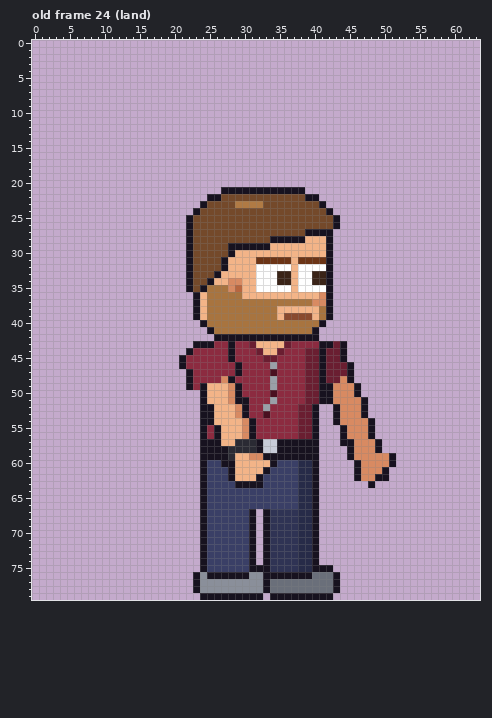
Edited in one commit: pixel-art file (sprites/staff/office_adult_right_anim.aseprite). The picture above was drawn from the file before the commit.
64x80 pixels, 123 frames. Colours within 5 levels of each other are drawn and written as one. Shown: old frame 24 (land). The commit also changed other frames, which this record leaves out.
After the commit:
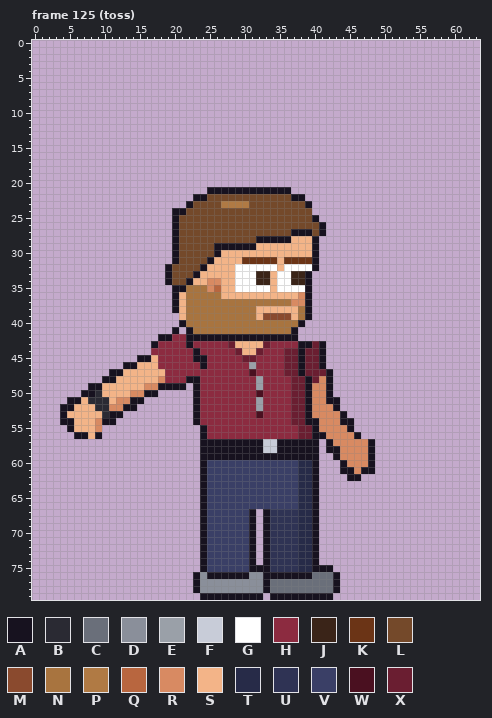
Palette (. is transparent): A #17121f  B #2a2a33  C #6a6f7a  D #8a8f9a  E #9aa0a8  F #c8ccd8  G #ffffff  H #8c2b40  J #3a2418  K #6b3416  L #74492a  M #8a4a2e  N #a8743f  P #b07a44  Q #b8663f  R #d88a62  S #f3b488  T #272b48  U #2f3354  V #3a3f66  W #4a1020  X #6a1e31
A new or re-ordered frame is compared with the old frame closest to it.
Diff:
frames 123 -> 129
Frame 125 (toss) is new; against old frame 24 (land):
y 21: x 25..26 .. -> AA; x 37..38 AA -> ..
y 22: x 23..26 ..AA -> AALL; x 37..40 LLAA -> AA..
y 23: x 22..24 ..A -> ALL; x 27..28 LL -> PP; x 31..32 PP -> LL; x 39..41 LLA -> A..
y 24: x 20..23 ...A -> AALL; x 40..42 LLA -> ...
y 25: x 20..22 ..A -> ALL; x 40..43 LLLA -> A...
y 26: x 20..22 ..A -> ALL; x 41..43 LLA -> A..
y 27: x 20..22 ..A -> ALL; x 37..38 LL -> AA; x 40 A -> L; x 42 A -> .
y 28: x 20..22 ..A -> ALL; x 32..33 LL -> AA; x 37..38 AA -> SS; x 40..42 SSA -> A..
y 29: x 20..22 ..A -> ALL; x 26..27 LL -> AA; x 32..33 AA -> SS; x 40..42 SSA -> A..
y 30: x 20..22 ..A -> ALL; x 26..28 LLA -> ASS; x 40..42 SSA -> A..
y 31: x 20..22 ..A -> ALL; x 25..27 LLA -> ASS; x 30..31 SS -> KK; x 35 K -> S; x 37 S -> K; x 40..42 KKA -> A..
y 32: x 19..22 ...A -> ALLL; x 24..27 LLLA -> ASSS; x 29..31 SSS -> GGG; x 35 G -> S; x 37 S -> G; x 40..42 GGA -> A..
y 33: x 19..26 ...ALLLA -> ALLLASSS; x 29..42 SSSGGGJJSGGJJA -> GGGJJSGGJJA...
y 34: x 19..21 ... -> ALL; x 23..26 LLAS -> SSRR; x 28..42 RRSSGGGJJSGGJJA -> SGGGJJSGGJJA...
y 35: x 20..31 ..ALANNNRQSS -> AANNNRQSSGGG; x 34 G -> S; x 37 S -> G; x 39..42 GGGA -> A...
y 36: x 20..24 ...AS -> ASNNN; x 27..29 NNN -> SSS; x 38..42 SSSRA -> RA...
y 37: x 20..24 ...AS -> ASNNN; x 37..42 NNNRRA -> RRA...
y 38: x 20..24 ...AS -> ASNNN; x 32..34 NNN -> SSS; x 38..42 SSSNA -> NA...
y 39: x 21..24 ..AS -> SNNN; x 32..35 NNNS -> SMMM; x 37..42 MMMSNA -> SNA...
y 40: x 21..24 ...A -> ANNN; x 38..41 NNNA -> A...
y 41: x 20 . -> A; x 22..25 ...A -> ANNN; x 37..40 NNNA -> A...
y 42: x 18..25 ........ -> AAHHAAAA; x 38..40 AAA -> ...
y 43: x 17..25 ......AAA -> AHHHHAHHH; x 28..31 AHHX -> XSSS; x 33..36 SSSX -> XHHH; x 38..40 HHH -> AAX; x 42..44 AXA -> ...
y 44: x 17..23 .....AH -> HHHHHHA; x 28..31 AHHH -> HXSS; x 33..38 SSXHHH -> HHHXXA; x 42..44 XXA -> ...
y 45: x 15..21 ......A -> AASHHHH; x 23..24 HH -> AA; x 28 A -> H; x 30..31 HH -> XX; x 33..34 XX -> HH; x 36..38 HHH -> XXA; x 42..44 XXA -> ...
y 46: x 13..21 ........A -> AASSSHHHH; x 24 H -> A; x 29 A -> H; x 31 H -> E; x 34 E -> H; x 36..38 HHH -> XXA; x 42..45 XXXA -> ....
y 47: x 11..22 ...........A -> AASSSSSSHHHH; x 29 A -> H; x 31 H -> W; x 34 W -> H; x 36..38 HHH -> XXA; x 41..45 AXXXA -> XA...
y 48: x 10..21 ............ -> AASSSSSSRHHH; x 23 H -> A; x 27..28 RA -> HH; x 32 H -> E; x 34 E -> H; x 37..39 HHX -> XXA; x 41..45 AXXRA -> RA...
y 49: x 8..29 ..............AHASSSRA -> AASSSSSSRRAAAA.AHHHHHH; x 32 H -> E; x 34 E -> H; x 37..41 HHXXA -> XXARR; x 43..46 RRRA -> ....
y 50: x 7..17 ........... -> AABSSSSRRAA; x 23..29 .ASSSRA -> AHHHHHH; x 32 H -> W; x 34 W -> H; x 37..41 HHXXA -> XXARR; x 43..46 RRRA -> ....
y 51: x 5..15 ........... -> AASBBBSRRAA; x 23..30 .ASSSRAA -> AHHHHHHH; x 32 H -> E; x 34 E -> H; x 37..41 HHXXA -> XXARR; x 43..47 RRRRA -> A....
y 52: x 4..14 ........... -> AASSSBBRRAA; x 23..30 .AASSSRA -> AHHHHHHH; x 32..33 HE -> EH; x 37 H -> X; x 39..42 XA.. -> ARRR; x 44..47 RRRA -> ....
y 53: x 4..12 ......... -> ASSSSSBAA; x 23..30 .AASSSRA -> AHHHHHHH; x 32..33 HW -> WH; x 37 H -> X; x 39..47 XA..ARRRA -> ARRRRA...
y 54: x 4..11 ........ -> AASSSRAA; x 23..31 .AASSSSRA -> AHHHHHHHH; x 37 H -> X; x 39 X -> A; x 41..48 ..ARRRRA -> RRRAA...
y 55: x 5..9 ..... -> ASSSR; x 26..31 ASSSRA -> HHHHHH; x 41..48 ...ARRRA -> RRRRA...
y 56: x 6..9 .... -> AASA; x 26..31 ASSSRA -> HHHHHH; x 41..44 ...A -> ARRR; x 46..48 RRA -> A..
y 57: x 27..31 SSBBB -> AAAAA; x 42..45 ..AA -> ARRR; x 48..49 RA -> A.
y 58: x 28..31 BBBB -> AAAA; x 42..45 ...A -> AARR; x 48..49 RA -> A.
y 59: x 28..32 BSSRR -> AAAAA; x 43..45 ..A -> ARR; x 48..51 RRRA -> A...
y 60: x 27..34 AASSSSSA -> VVVVVVVV; x 44..46 ..A -> ARR; x 48..51 RRRA -> A...
y 61: x 28..33 ASSSSA -> VVVVVV; x 44..50 ..ARRRA -> AARAA..
y 62: x 28..32 ASSSA -> VVVVV; x 45 . -> A; x 47..50 RRAA -> ....
y 63: x 29..32 AAAA -> VVVV; x 48 A -> .
